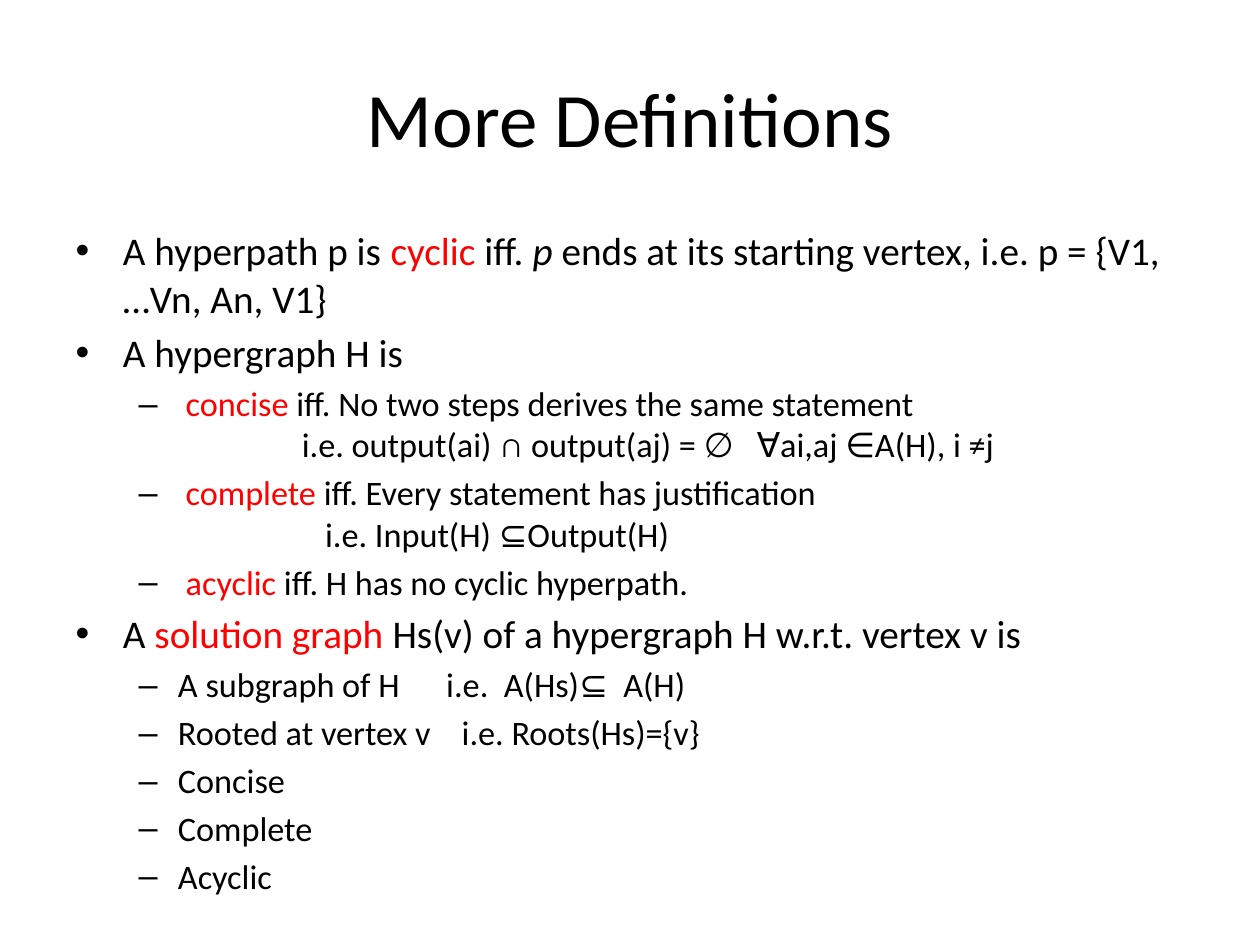
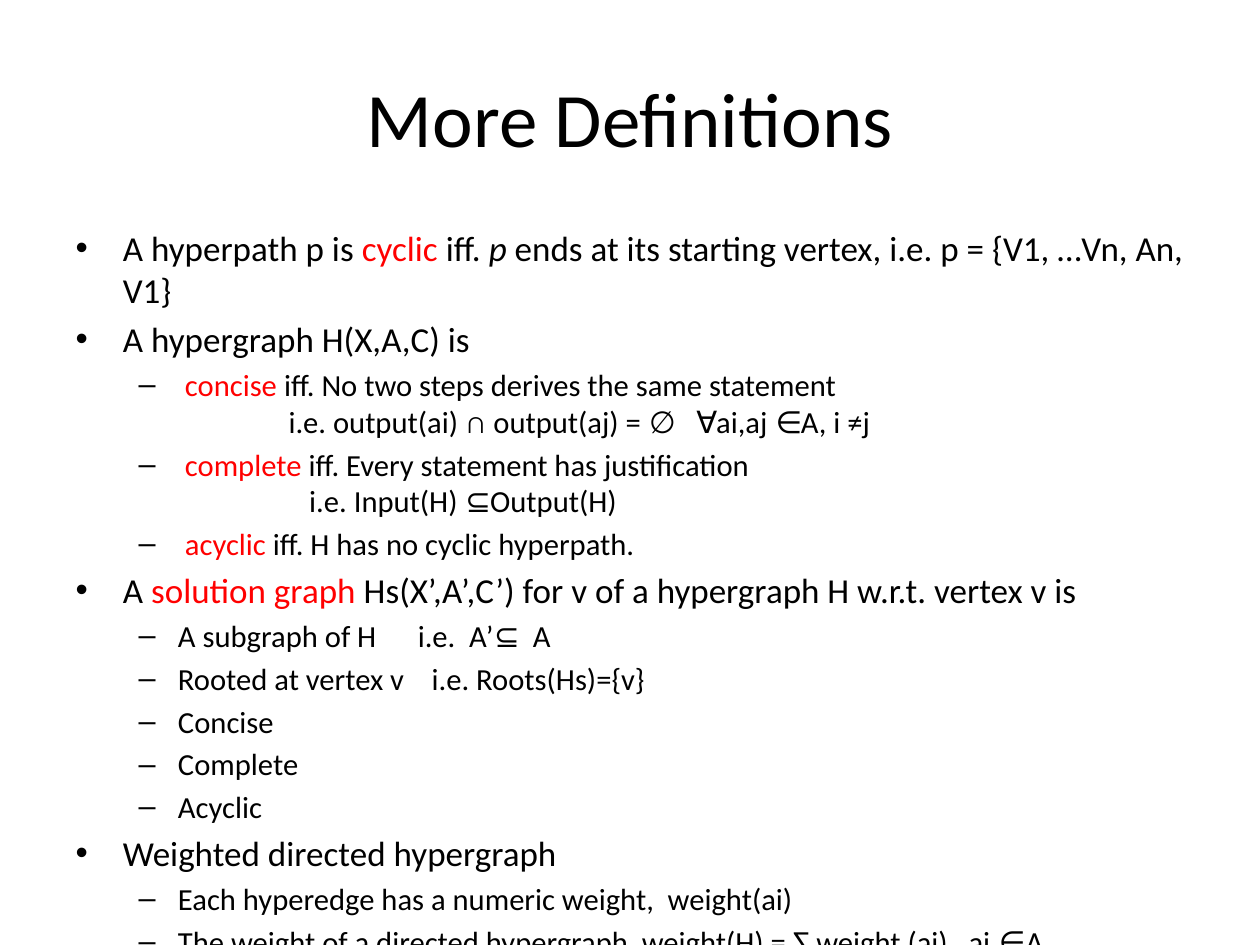
Before and after one commit to lidingpku/inference-web, a slide deck: slide 5 of trunk/iw3/doc/proof-combine.pptx. Drawn at 1260x945 pixels with LibreOffice and Linux fonts; fonts in the diff are those of the drawing. Boxes give left, top, right and bottom in pixels: in the first picture for what was removed or moved away, otherwise in the second. Text is boxed around its words. In the diff, an @@ line names an element or a change of style, - is before the commit and + after.

```diff
--- a/trunk/iw3/doc/proof-combine.pptx
+++ b/trunk/iw3/doc/proof-combine.pptx
@@ text at [123,235,1183,823]: size 22.4 to 20 pt in "A hyperpath p is cyclic iff. p ..."; size 19.6 to 17.5 pt in "complete iff. Every statement has justification i.e. ...", "acyclic iff. H has no cyclic hyperpath.", "Rooted at vertex v i.e. Roots(Hs)={v}", "Concise" and 2 more places @@
@@ text at [123,326,870,439]: text changed; size 19.6 to 17.5 pt @@
-• A hypergraph H is
-  – concise iff. No two steps derives the same statement
-    i.e. output(ai) ∩ output(aj) = ∅ ∀ai,aj ∈A(H), i ≠j
+• A hypergraph H(X,A,C) is
+  – concise iff. No two steps derives the same statement
+    i.e. output(ai) ∩ output(aj) = ∅ ∀ai,aj ∈A, i ≠j
@@ text at [123,577,1076,653]: text changed; size 22.4 to 20 pt @@
-• A solution graph Hs(v) of a hypergraph H w.r.t. vertex v is
-  – A subgraph of H i.e. A(Hs)⊆ A(H)
+• A solution graph Hs(X’,A’,C’) for v of a hypergraph H w.r.t. vertex v is
+  – A subgraph of H i.e. A’⊆ A
@@ text at [123,841,793,916]: paragraphs added @@
+• Weighted directed hypergraph
+  – Each hyperedge has a numeric weight, weight(ai)
+  – The weight of a directed hypergraph weight(H) = ∑ weight (ai) ai ∈A
```
Also in this commit, not shown: 4 other slides changed, 4 slides added.
